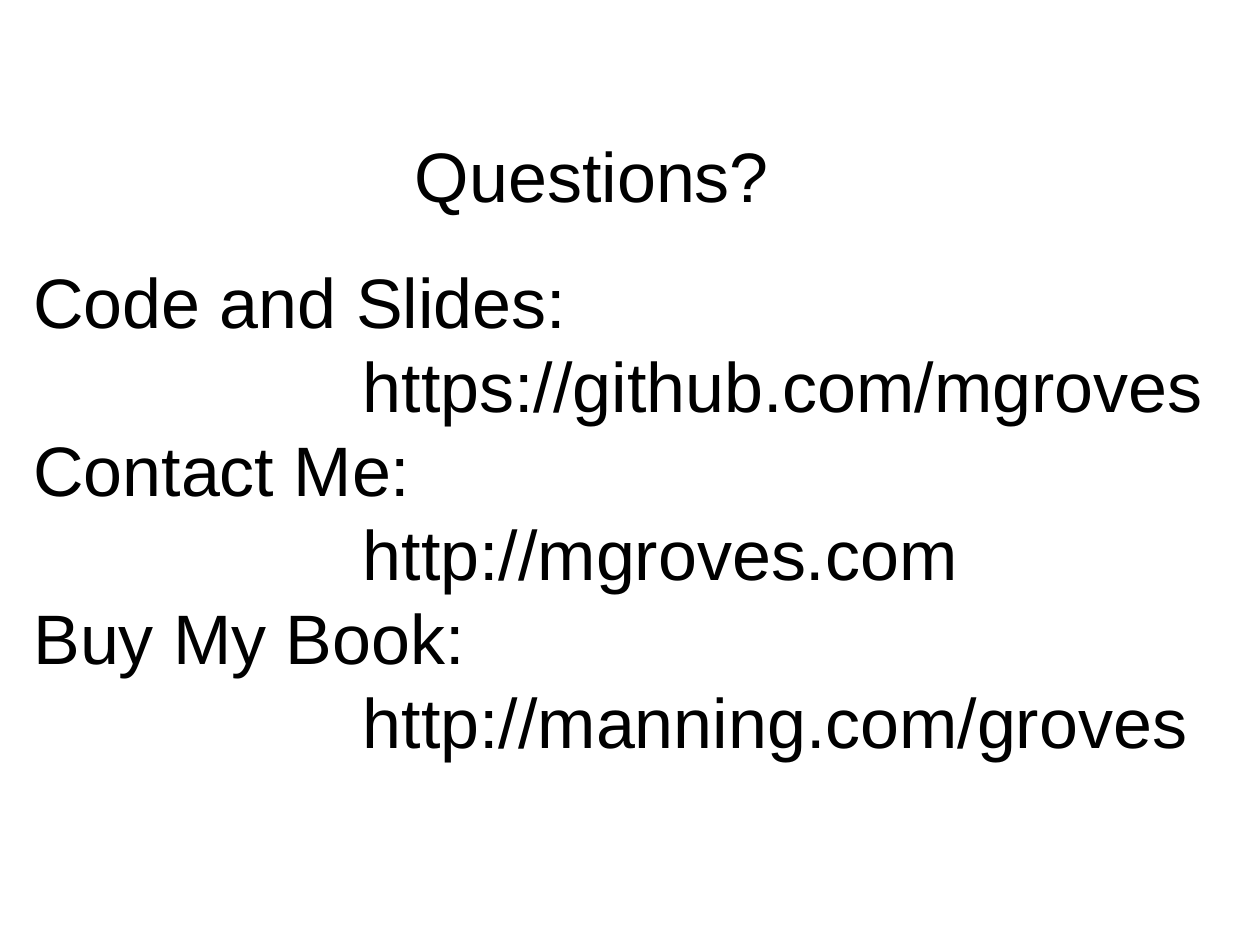
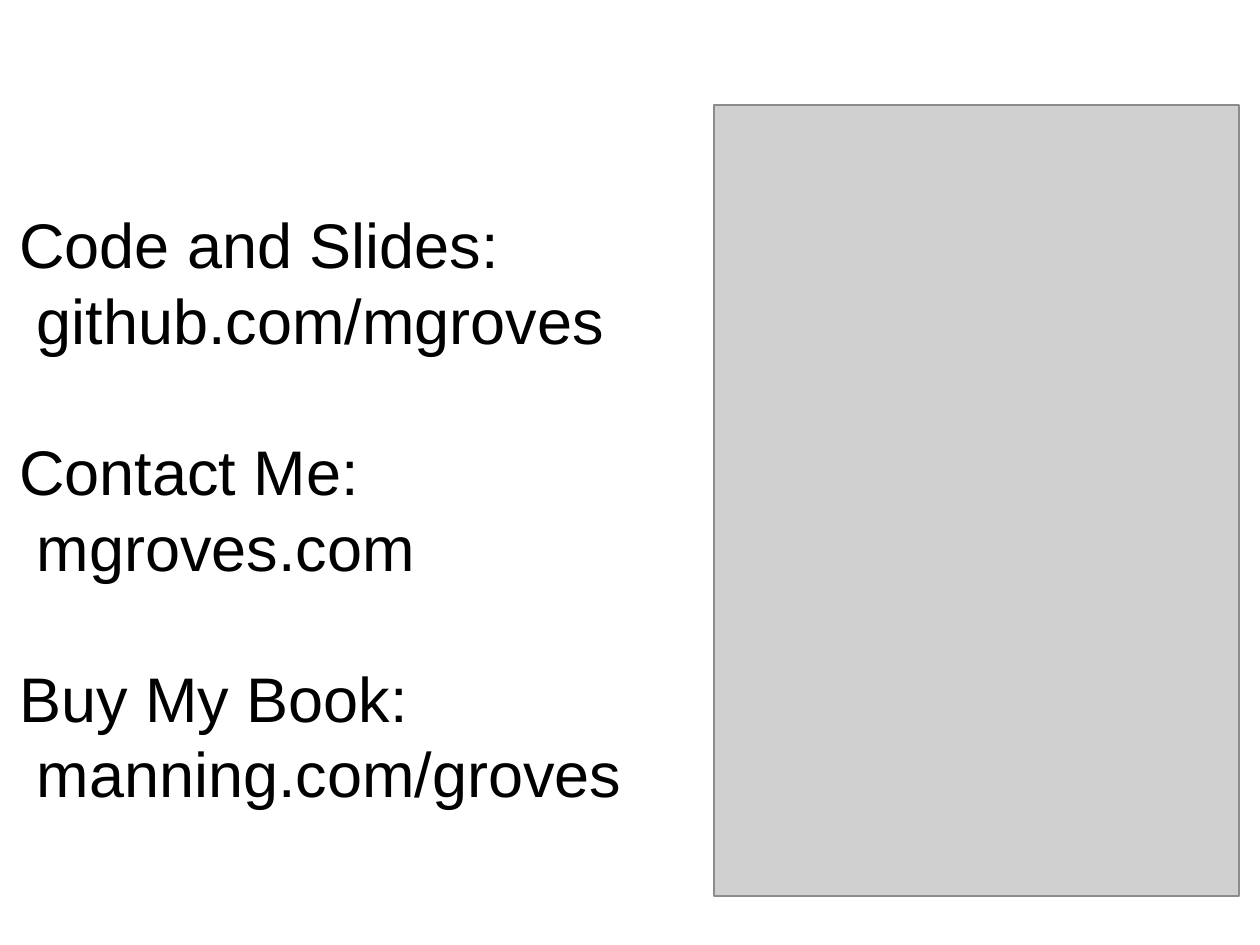
Before and after one commit to mgroves/RabbitEasyNetQ, a slide deck: slide 17 of slides.pptx. Drawn at 1260x945 pixels with LibreOffice and Linux fonts; fonts in the diff are those of the drawing; grey boxes stand for pictures; background and template pictures are left out. Boxes give left, top, right and bottom in pixels: in the first picture for what was removed or moved away, otherwise in the second. Text is boxed around its words. In the diff, an @@ line names an element or a change of style, - is before the commit and + after.

Commit message:
slide updates

```diff
--- a/slides.pptx
+++ b/slides.pptx
@@ picture added at bbox=[714, 105, 1240, 896] @@
@@ text removed at bbox=[415, 151, 769, 215] @@
-Questions?
@@ text "Code and Slides:": place and size @@
-text "Code and Slides:" at bbox=[33, 277, 1203, 761]
+text "Code and Slides:" at bbox=[19, 222, 622, 809]
@@ text at bbox=[19, 222, 499, 733]: size 40 to 36 pt in "Code and Slides:", "Contact Me:", "Buy My Book:" @@
@@ text at bbox=[37, 298, 604, 355]: text changed; size 40 to 36 pt @@
-https://github.com/mgroves
+github.com/mgroves
@@ text at bbox=[37, 537, 415, 582]: text changed; size 40 to 36 pt @@
-http://mgroves.com
+mgroves.com
@@ text at bbox=[37, 751, 622, 809]: text changed; size 40 to 36 pt @@
-http://manning.com/groves
+manning.com/groves
```
